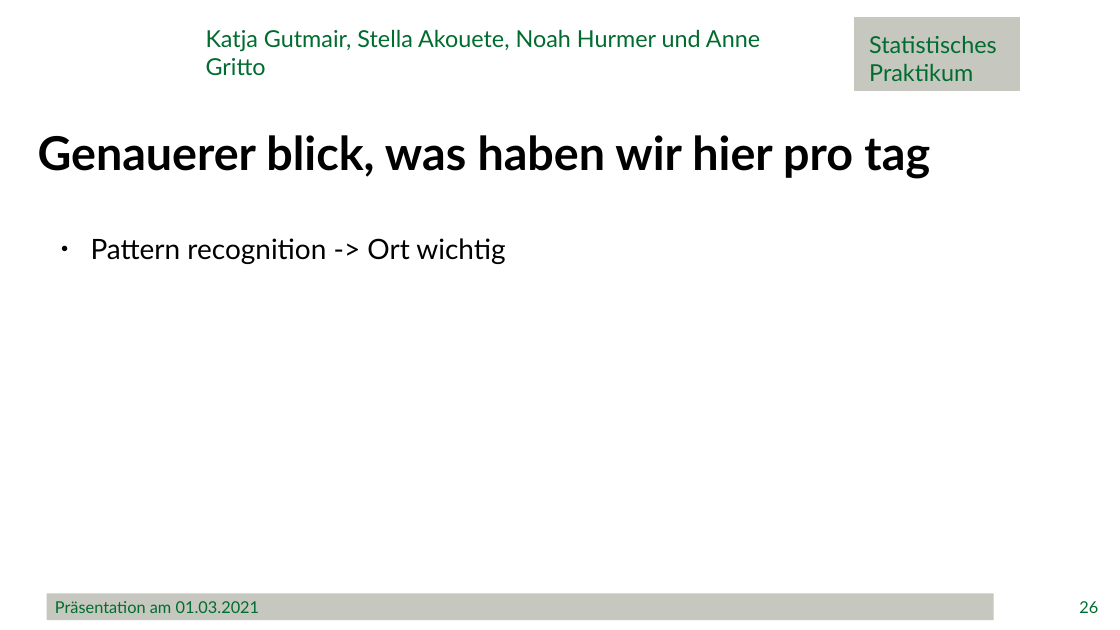
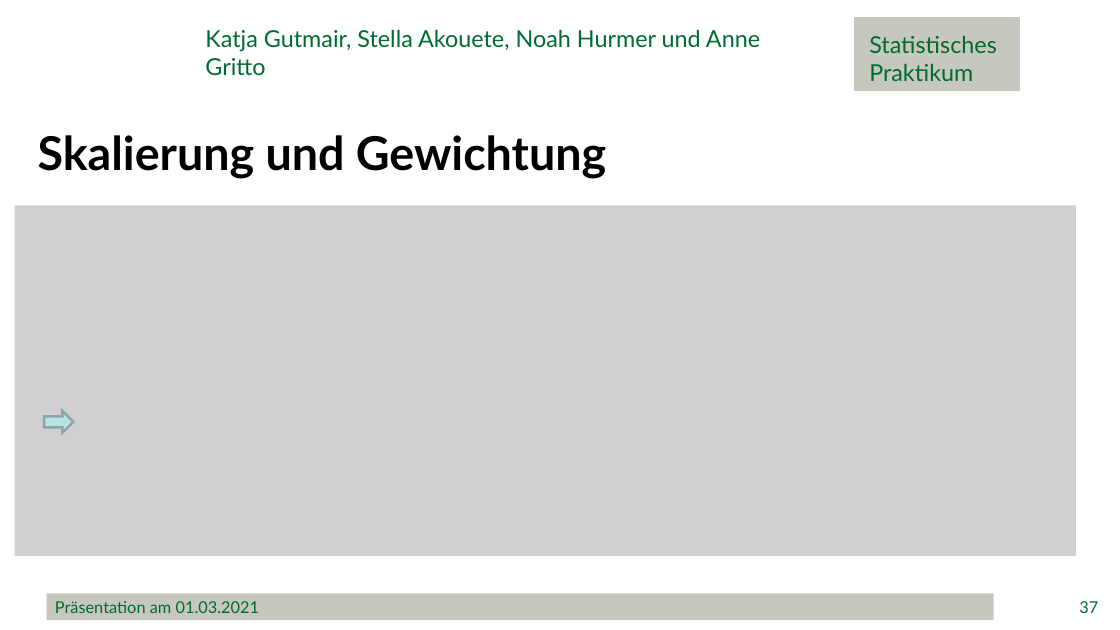
Before and after one commit to minimops/weatherFrog, a slide deck: slide 37 of documentation/ppt/Präsentation.pptx (slide 26 before the commit). Drawn at 1120x630 pixels with LibreOffice and Linux fonts; fonts in the diff are those of the drawing; grey boxes stand for pictures; background and template pictures are left out. Boxes give left, top, right and bottom in pixels: in the first picture for what was removed or moved away, otherwise in the second. Text is boxed around its words. In the diff, an @@ line names an element or a change of style, - is before the commit and + after.

```diff
--- a/documentation/ppt/Präsentation.pptx
+++ b/documentation/ppt/Präsentation.pptx
@@ text at (38,135,606,179): text changed @@
-Genauerer blick, was haben wir hier pro tag
+Skalierung und Gewichtung
@@ picture added at (14,205,1076,555) @@
@@ text removed at (91,238,505,264) @@
-● Pattern recognition -> Ort wichtig
@@ right arrow added at (45,411,74,433), fill #BBE0E3, outline #8AA6A8 2 pt @@
@@ page number at (1079,601,1098,613): text changed @@
-26
+37
```
Also in this commit, not shown: 23 other slides changed, 4 slides added, 9 other files.
